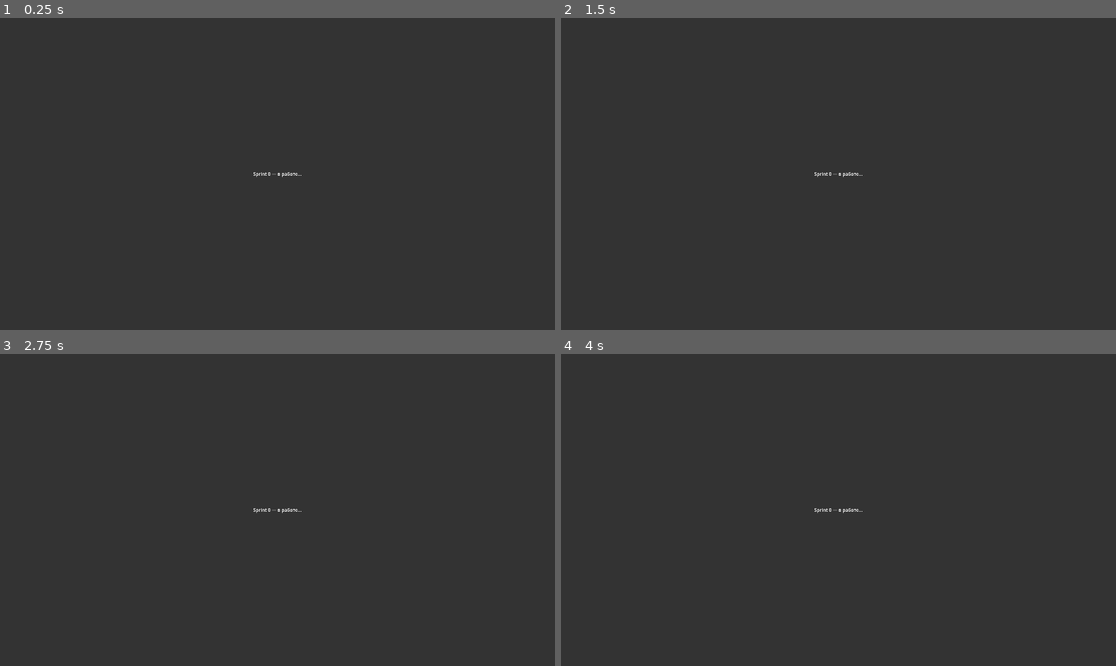
Above: before the commit, frames 1-4 (two rows, left to right).
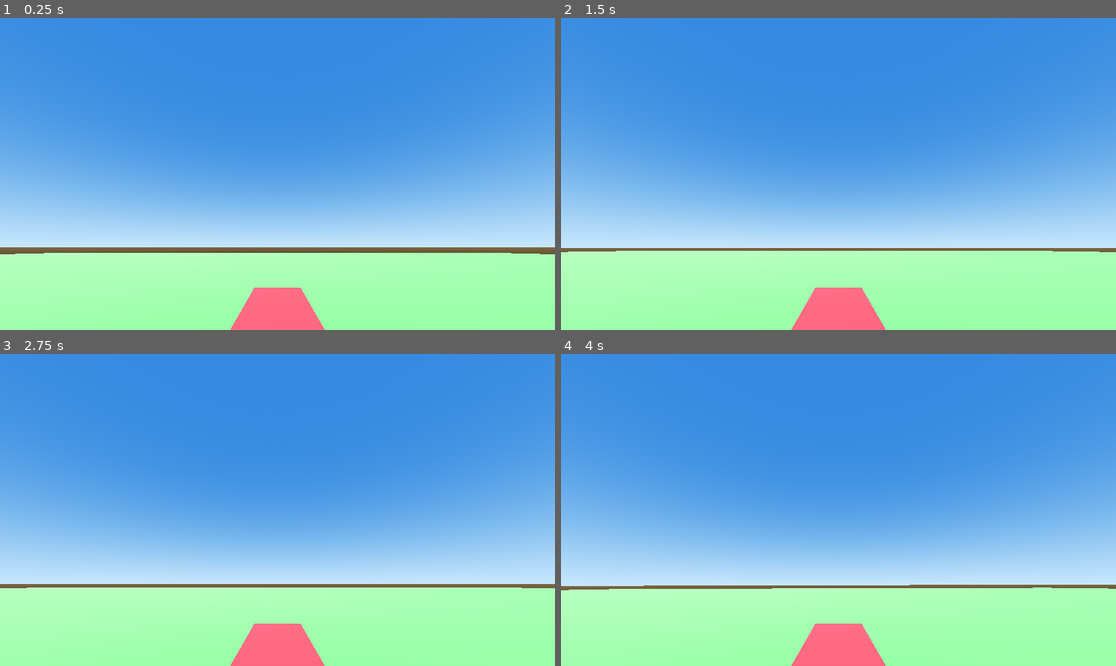
Above: after the commit, the same moments.

Repository: Escape64/truckers-simple
Game: Godot game, scene res://scenes/test_drive.tscn
The game is run twice, just before and just after one commit, with the same random seed, the same clock (stepped at 60 frames per second) and the same inputs. Before the commit the project starts from res://scenes/test.tscn.
Inputs:
- Up to frame 1 (0.25 s): no input
- Up to frame 2 (1.5 s): tap Enter at 0.5 s; hold Right (ui_right) 0.53-1.28 s; tap Space at 1.25 s; hold Down (ui_down) from 1.28 s (still down)
- Up to frame 3 (2.75 s): tap Enter at 2 s; release Down (ui_down) at 2.03 s; hold Right (ui_right) from 2.03 s (still down)
- Up to frame 4 (4 s): tap Space at 2.75 s; release Right (ui_right) at 2.78 s; hold Up (ui_up) 2.78-3.53 s; tap Enter at 3.5 s; hold Left (ui_left) from 3.53 s (still down)

The runs differ from the first frame. In frame 1, 100% of the frame differs, in the area x 0-100%, y 0-100%; in frame 2, 100%; in frame 3, 100%; in frame 4, 100%.

Commit message:
Sprint 0.2: Физика и управление машиной
VehicleBody3D с 4 колёсами, скрипт управления WASD/стрелки,
временная камера, тестовая сцена с землёй и небом.

Co-Authored-By: Claude Sonnet 4.6 <noreply@anthropic.com>

Diff:
--- a/project.godot
+++ b/project.godot
@@ -3,7 +3,7 @@
 ; since the parameters that go here are not all obvious.
 ;
 ; Format:
-;   [section] ; section goes in []
+;   [section] ; section goes between []
 ;   param=value ; assign values to parameters
 
 config_version=5
@@ -12,18 +12,15 @@
 
 config/name="Простые дальнобойщики"
 config/description="Медитативный инди-симулятор дальнобойщика"
-run/main_scene="res://scenes/test.tscn"
-config/features=PackedStringArray("4.3", "Forward Plus")
+run/main_scene="res://scenes/test_drive.tscn"
+config/features=PackedStringArray("4.6", "Forward Plus")
 config/icon="res://icon.svg"
 
 [display]
 
 window/size/viewport_width=1920
 window/size/viewport_height=1080
-window/size/resizable=true
 
 [rendering]
 
-renderer/rendering_method="forward_plus"
-renderer/rendering_method.mobile="mobile"
 environment/defaults/default_clear_color=Color(0.2, 0.2, 0.2, 1)
--- /dev/null
+++ b/scenes/test_drive.tscn
@@ -0,0 +1,52 @@
+[gd_scene format=3]
+
+[ext_resource type="PackedScene" path="res://scenes/vehicles/truck_basic.tscn" id="1_truck"]
+
+[sub_resource type="ProceduralSkyMaterial" id="ProceduralSkyMaterial_1"]
+sky_top_color = Color(0.18, 0.42, 0.78, 1)
+sky_horizon_color = Color(0.65, 0.82, 0.98, 1)
+ground_bottom_color = Color(0.22, 0.18, 0.12, 1)
+ground_horizon_color = Color(0.38, 0.32, 0.22, 1)
+
+[sub_resource type="Sky" id="Sky_1"]
+sky_material = SubResource("ProceduralSkyMaterial_1")
+
+[sub_resource type="Environment" id="Environment_1"]
+background_mode = 2
+sky = SubResource("Sky_1")
+ambient_light_source = 3
+ambient_light_energy = 0.6
+tonemap_mode = 2
+
+[sub_resource type="BoxShape3D" id="BoxShape3D_ground"]
+size = Vector3(500.0, 1.0, 500.0)
+
+[sub_resource type="PlaneMesh" id="PlaneMesh_ground"]
+size = Vector2(500.0, 500.0)
+
+[sub_resource type="StandardMaterial3D" id="Mat_ground"]
+albedo_color = Color(0.32, 0.52, 0.22, 1)
+
+[node name="TestDrive" type="Node3D"]
+
+[node name="WorldEnvironment" type="WorldEnvironment" parent="."]
+environment = SubResource("Environment_1")
+
+[node name="Sun" type="DirectionalLight3D" parent="."]
+transform = Transform3D(0.866, -0.354, 0.354, 0, 0.707, 0.707, -0.5, -0.612, 0.612, 0, 50, 0)
+light_energy = 1.5
+shadow_enabled = true
+directional_shadow_max_distance = 150.0
+
+[node name="Ground" type="StaticBody3D" parent="."]
+
+[node name="CollisionShape3D" type="CollisionShape3D" parent="Ground"]
+transform = Transform3D(1, 0, 0, 0, 1, 0, 0, 0, 1, 0, -0.5, 0)
+shape = SubResource("BoxShape3D_ground")
+
+[node name="MeshInstance3D" type="MeshInstance3D" parent="Ground"]
+mesh = SubResource("PlaneMesh_ground")
+surface_material_override/0 = SubResource("Mat_ground")
+
+[node name="Truck" parent="." instance=ExtResource("1_truck")]
+transform = Transform3D(1, 0, 0, 0, 1, 0, 0, 0, 1, 0, 3, 0)
--- /dev/null
+++ b/scenes/vehicles/truck_basic.tscn
@@ -0,0 +1,96 @@
+[gd_scene format=3]
+
+[ext_resource type="Script" path="res://scripts/vehicles/vehicle_controller.gd" id="1_script"]
+
+[sub_resource type="BoxShape3D" id="BoxShape3D_body"]
+size = Vector3(2.2, 1.4, 6.0)
+
+[sub_resource type="BoxMesh" id="BoxMesh_body"]
+size = Vector3(2.2, 1.4, 6.0)
+
+[sub_resource type="StandardMaterial3D" id="Mat_body"]
+albedo_color = Color(0.6, 0.15, 0.15, 1)
+
+[sub_resource type="CylinderMesh" id="CylinderMesh_wheel"]
+top_radius = 0.4
+bottom_radius = 0.4
+height = 0.28
+
+[sub_resource type="StandardMaterial3D" id="Mat_wheel"]
+albedo_color = Color(0.08, 0.08, 0.08, 1)
+
+[node name="Truck" type="VehicleBody3D"]
+mass = 800.0
+script = ExtResource("1_script")
+
+[node name="CollisionShape3D" type="CollisionShape3D" parent="."]
+transform = Transform3D(1, 0, 0, 0, 1, 0, 0, 0, 1, 0, 0.5, 0)
+shape = SubResource("BoxShape3D_body")
+
+[node name="Body" type="MeshInstance3D" parent="."]
+transform = Transform3D(1, 0, 0, 0, 1, 0, 0, 0, 1, 0, 0.5, 0)
+mesh = SubResource("BoxMesh_body")
+surface_material_override/0 = SubResource("Mat_body")
+
+[node name="WheelFL" type="VehicleWheel3D" parent="."]
+transform = Transform3D(1, 0, 0, 0, 1, 0, 0, 0, 1, -1.1, 0, -1.8)
+use_as_steering = true
+use_as_traction = false
+wheel_radius = 0.4
+wheel_rest_length = 0.25
+suspension_stiffness = 30.0
+suspension_max_force = 6000.0
+wheel_friction_slip = 1.5
+
+[node name="WheelMesh" type="MeshInstance3D" parent="WheelFL"]
+transform = Transform3D(0, -1, 0, 1, 0, 0, 0, 0, 1, 0, 0, 0)
+mesh = SubResource("CylinderMesh_wheel")
+surface_material_override/0 = SubResource("Mat_wheel")
+
+[node name="WheelFR" type="VehicleWheel3D" parent="."]
+transform = Transform3D(1, 0, 0, 0, 1, 0, 0, 0, 1, 1.1, 0, -1.8)
+use_as_steering = true
+use_as_traction = false
+wheel_radius = 0.4
+wheel_rest_length = 0.25
+suspension_stiffness = 30.0
+suspension_max_force = 6000.0
+wheel_friction_slip = 1.5
+
+[node name="WheelMesh" type="MeshInstance3D" parent="WheelFR"]
+transform = Transform3D(0, -1, 0, 1, 0, 0, 0, 0, 1, 0, 0, 0)
+mesh = SubResource("CylinderMesh_wheel")
+surface_material_override/0 = SubResource("Mat_wheel")
+
+[node name="WheelRL" type="VehicleWheel3D" parent="."]
+transform = Transform3D(1, 0, 0, 0, 1, 0, 0, 0, 1, -1.1, 0, 1.8)
+use_as_steering = false
+use_as_traction = true
+wheel_radius = 0.4
+wheel_rest_length = 0.25
+suspension_stiffness = 30.0
+suspension_max_force = 6000.0
+wheel_friction_slip = 1.5
+
+[node name="WheelMesh" type="MeshInstance3D" parent="WheelRL"]
+transform = Transform3D(0, -1, 0, 1, 0, 0, 0, 0, 1, 0, 0, 0)
+mesh = SubResource("CylinderMesh_wheel")
+surface_material_override/0 = SubResource("Mat_wheel")
+
+[node name="WheelRR" type="VehicleWheel3D" parent="."]
+transform = Transform3D(1, 0, 0, 0, 1, 0, 0, 0, 1, 1.1, 0, 1.8)
+use_as_steering = false
+use_as_traction = true
+wheel_radius = 0.4
+wheel_rest_length = 0.25
+suspension_stiffness = 30.0
+suspension_max_force = 6000.0
+wheel_friction_slip = 1.5
+
+[node name="WheelMesh" type="MeshInstance3D" parent="WheelRR"]
+transform = Transform3D(0, -1, 0, 1, 0, 0, 0, 0, 1, 0, 0, 0)
+mesh = SubResource("CylinderMesh_wheel")
+surface_material_override/0 = SubResource("Mat_wheel")
+
+[node name="Camera3D" type="Camera3D" parent="."]
+transform = Transform3D(1, 0, 0, 0, 0.94, -0.34, 0, 0.34, 0.94, 0, 3, 8)
--- /dev/null
+++ b/scripts/vehicles/vehicle_controller.gd
@@ -0,0 +1,36 @@
+extends VehicleBody3D
+
+@export var engine_force_value: float = 300.0
+@export var brake_force_value: float = 60.0
+@export var max_steer_angle: float = 0.4  # радианы (~23°)
+
+var speed_kmh: float = 0.0
+
+func _physics_process(delta: float) -> void:
+	speed_kmh = linear_velocity.length() * 3.6
+
+	# Руль — при высокой скорости угол уменьшается
+	var speed_t = clampf(speed_kmh / 100.0, 0.0, 1.0)
+	var current_max_steer = lerp(max_steer_angle, max_steer_angle * 0.3, speed_t)
+	var steer_input = Input.get_axis("ui_right", "ui_left")
+	steering = move_toward(steering, steer_input * current_max_steer, delta * 3.0)
+
+	# Газ и тормоз
+	var throttle = Input.get_axis("ui_down", "ui_up")
+	var forward_speed = -linear_velocity.dot(global_transform.basis.z)
+
+	if throttle > 0:
+		engine_force = engine_force_value * throttle
+		brake = 0.0
+	elif throttle < 0:
+		if forward_speed > 0.5:
+			# Едем вперёд — тормозим
+			brake = brake_force_value
+			engine_force = 0.0
+		else:
+			# Стоим или уже едем назад — даём задний ход
+			engine_force = engine_force_value * throttle * 0.4
+			brake = 0.0
+	else:
+		engine_force = 0.0
+		brake = 8.0  # лёгкое торможение двигателем
Not shown, added: .claude/settings.local.json
